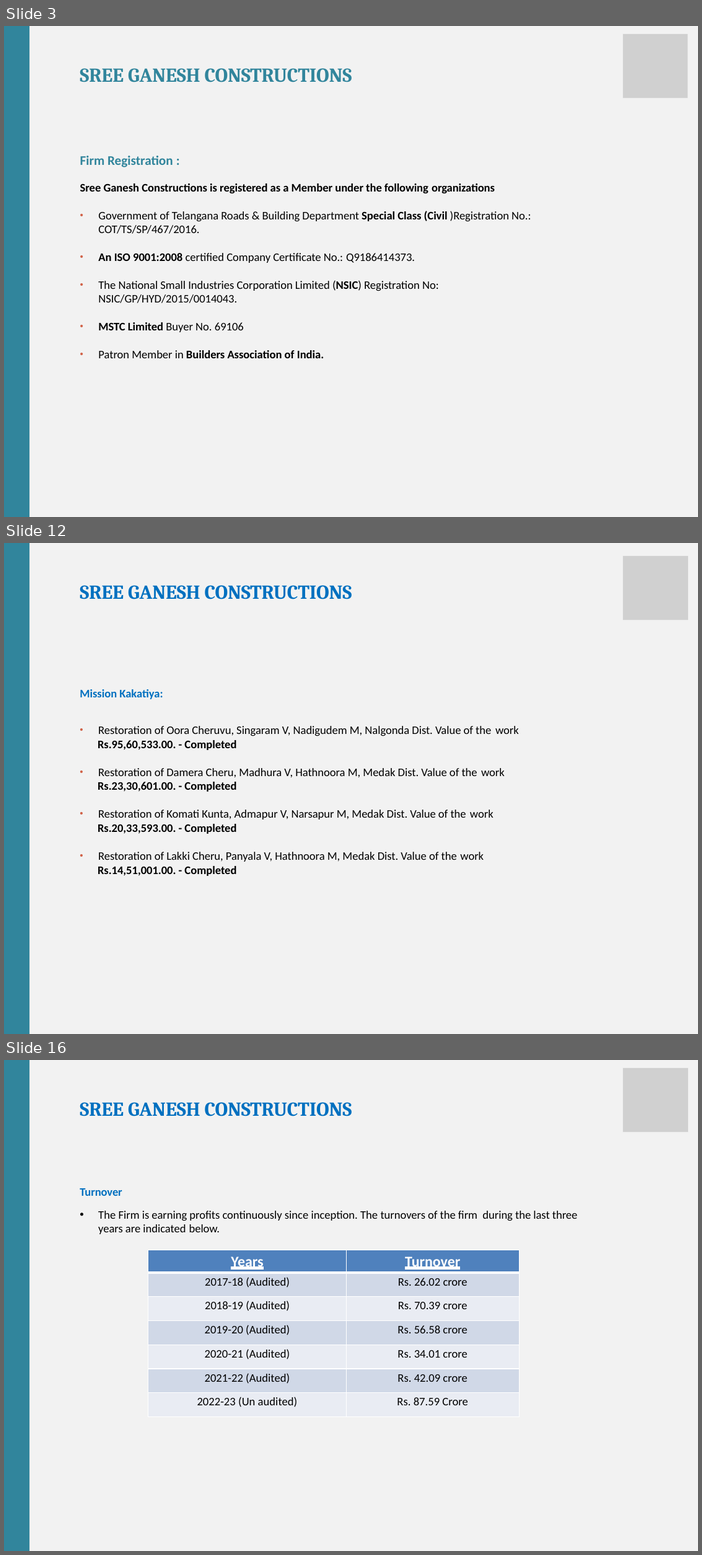
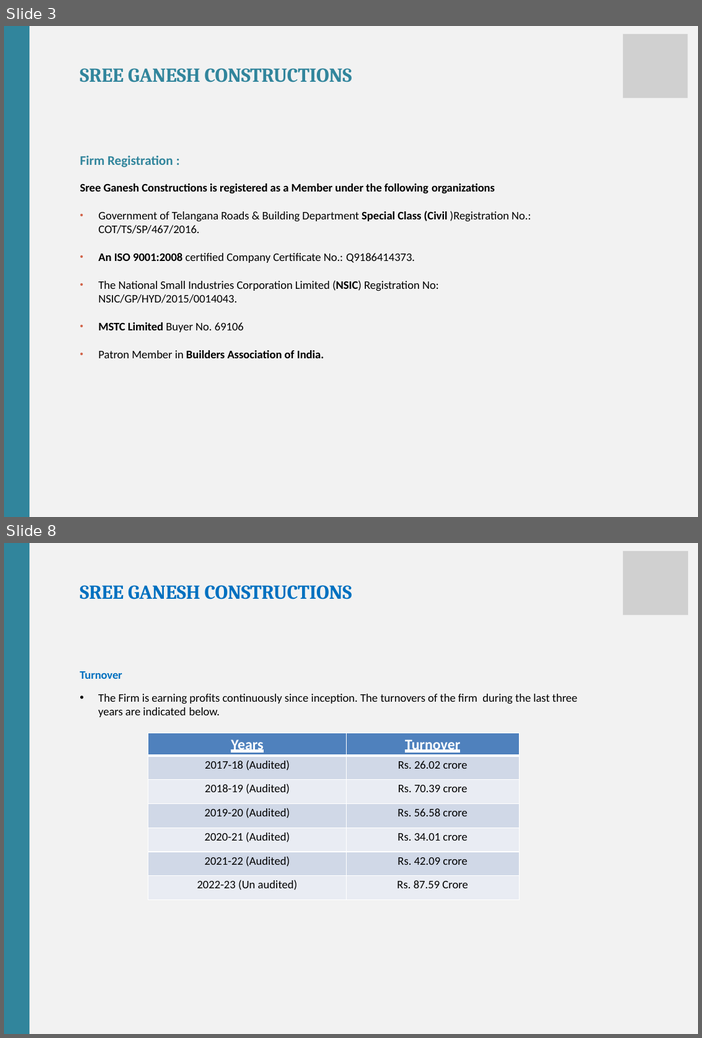
Before and after one commit to mintuhouse/sreeganesh, a slide deck: downloads/SGC_Profile.pptx. Shown one above the other, each under a label of ours: slides 3, 12 and 16 before the commit, slides 3 and 8 after it; the slides between them are not shown. The pictures are 702x1555 and 702x1038 pixels, drawn with LibreOffice and Linux fonts; fonts in the diff are those of the drawing; grey boxes stand for pictures. Boxes give left, top, right and bottom in pixels: in the first picture for what was removed or moved away, otherwise in the second. Text is boxed around its words. In the diff, an @@ line names an element or a change of style, - is before the commit and + after.

```diff
--- a/downloads/SGC_Profile.pptx
+++ b/downloads/SGC_Profile.pptx
@@ slide 12 removed at bbox=[4, 543, 698, 1034], background #F2F2F2 @@
@@ rectangle removed at bbox=[4, 543, 29, 1034] @@
@@ picture removed at bbox=[623, 556, 689, 621] @@
@@ title removed at bbox=[80, 585, 352, 599] @@
-SREE GANESH CONSTRUCTIONS
@@ text removed at bbox=[80, 689, 519, 876] @@
-Mission Kakatiya:
-• Restoration of Oora Cheruvu, Singaram V, Nadigudem M, Nalgonda Dist. Value of the work
-Rs.95,60,533.00. - Completed
-• Restoration of Damera Cheru, Madhura V, Hathnoora M, Medak Dist. Value of the work
-Rs.23,30,601.00. - Completed
-• Restoration of Komati Kunta, Admapur V, Narsapur M, Medak Dist. Value of the work
-Rs.20,33,593.00. - Completed
-• Restoration of Lakki Cheru, Panyala V, Hathnoora M, Medak Dist. Value of the work
-Rs.14,51,001.00. - Completed
@@ what was slide 16 is now slide 8 @@
```
Also in this commit, not shown: 5 slides changed, 7 other slides removed, 12 other files.
